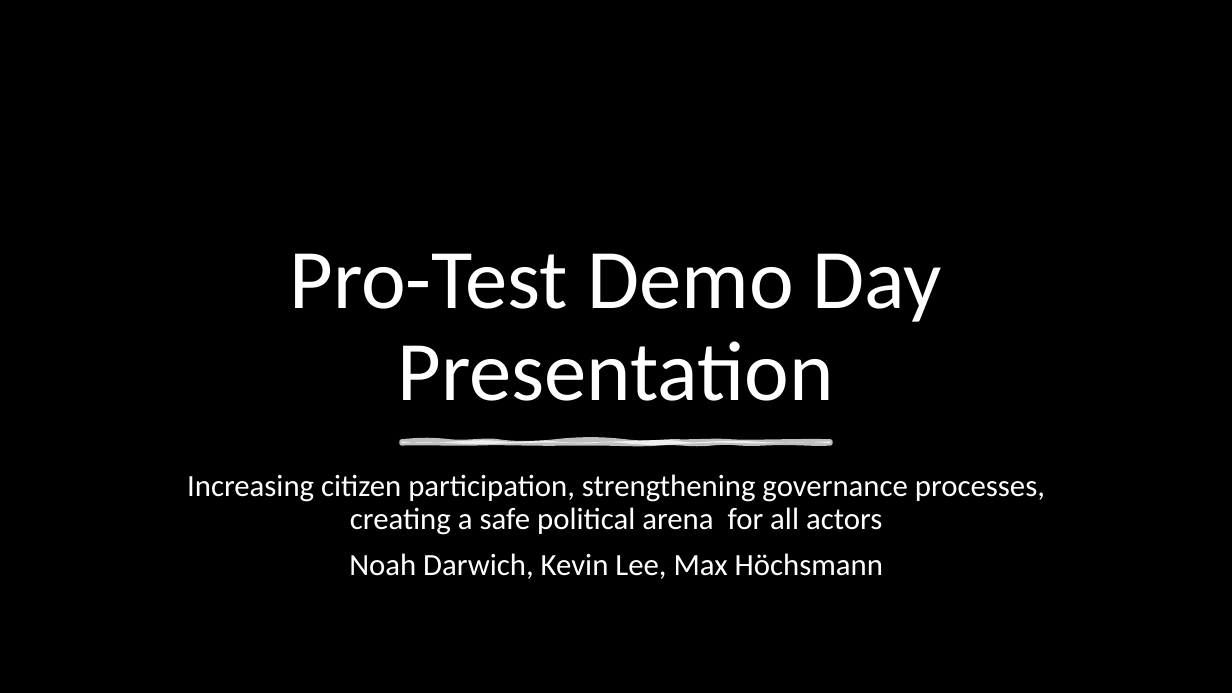
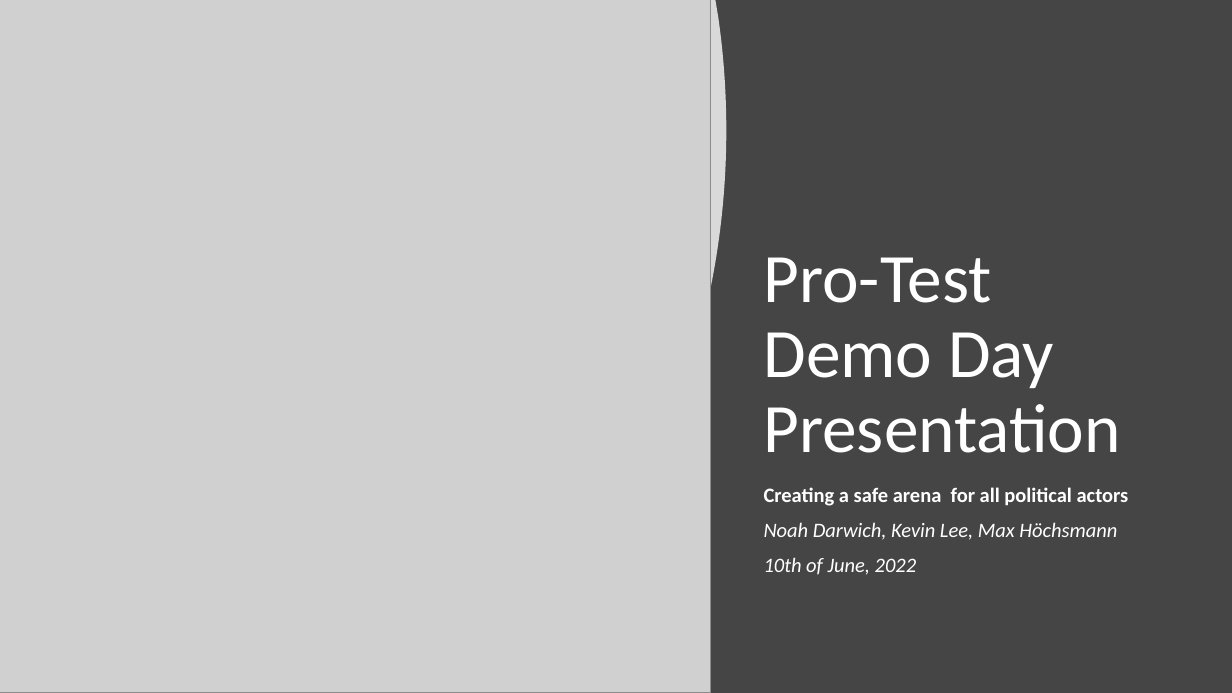
Before and after one commit to NoahDarwich/portest, a slide deck: slide 1 of Draft Pro-Test Demo Day Presentation.pptx. Drawn at 1232x693 pixels with LibreOffice and Linux fonts; fonts in the diff are those of the drawing; grey boxes stand for pictures; background and template pictures are left out. Boxes give left, top, right and bottom in pixels: in the first picture for what was removed or moved away, otherwise in the second. Text is boxed around its words. In the diff, an @@ line names an element or a change of style, - is before the commit and + after.

```diff
--- a/Draft Pro-Test Demo Day Presentation.pptx
+++ b/Draft Pro-Test Demo Day Presentation.pptx
@@ background picture (left out) to #454545 @@
@@ freeform shape added at [0, 0, 726, 693], fill #FFFFFF at 80% opacity @@
@@ picture added at [0, 0, 711, 693] @@
@@ title "Pro-Test Demo Day Presentation": place and size @@
-title "Pro-Test Demo Day Presentation" at [289, 253, 942, 401]
+title "Pro-Test Demo Day Presentation" at [764, 257, 1121, 453]
@@ title "Pro-Test Demo Day Presentation" at [764, 257, 1121, 453]: size 66 to 54 pt; alignment centre to left @@
@@ freeform shape removed at [402, 442, 831, 444] @@
@@ subtitle "Creating a safe arena for ...": place and size @@
-subtitle "Creating a safe arena for ..." at [187, 474, 1045, 579]
+subtitle "Creating a safe arena for ..." at [764, 487, 1129, 575]
@@ subtitle at [764, 487, 1129, 506]: text changed; size 24 to 16 pt; bold on @@
-Increasing citizen participation, strengthening governance processes, creating a safe political arena for all actors
+Creating a safe arena for all political actors
@@ subtitle at [764, 522, 1117, 540]: size 24 to 16 pt, italic on in "Noah Darwich, Kevin Lee, Max Höchsmann"; alignment centre to left @@
@@ subtitle at [764, 557, 916, 575]: paragraph added @@
+10th of June, 2022
```
Also in this commit, not shown: 3 other slides changed.
